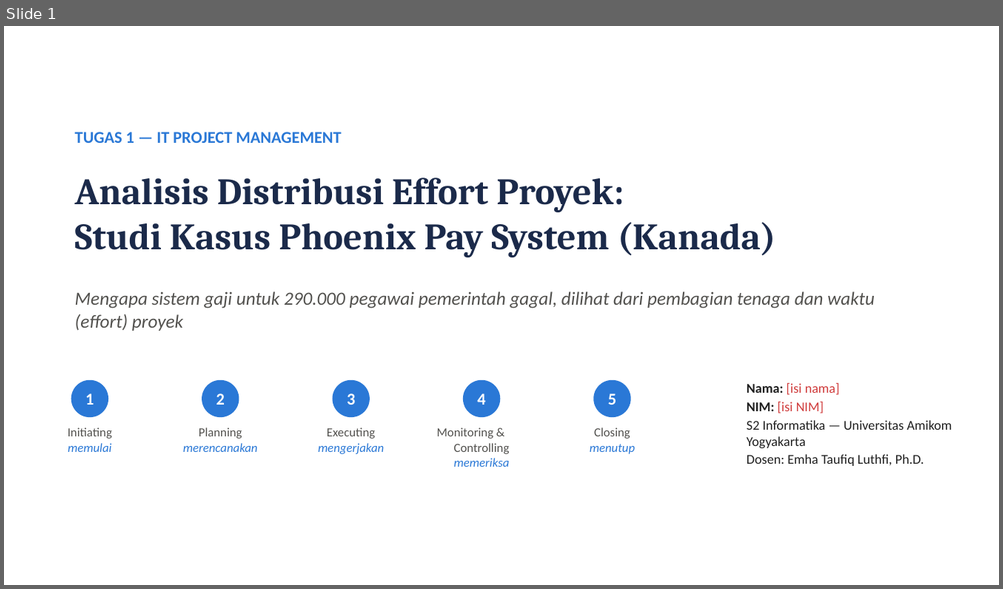
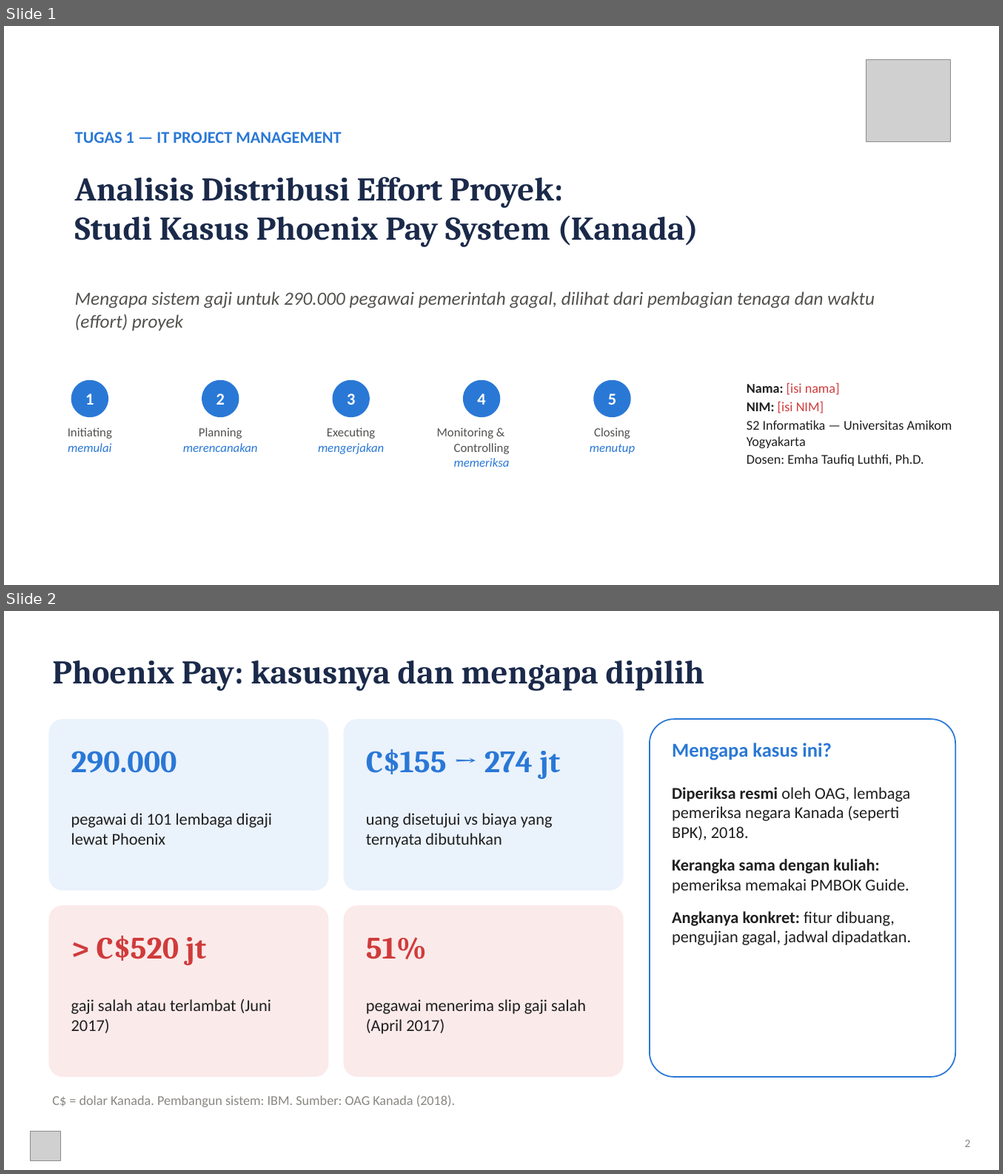
Before and after one commit to mingkimingki/it-proj-manag, a slide deck: tugas1/hasil/Tugas1_DistribusiEffort_Phoenix_Slide.pptx. Shown one above the other, each under a label of ours: slide 1 before the commit, slides 1 and 2 after it. The pictures are 1003x589 and 1003x1174 pixels, drawn with LibreOffice and Linux fonts; fonts in the diff are those of the drawing; grey boxes stand for pictures. Boxes give left, top, right and bottom in pixels: in the first picture for what was removed or moved away, otherwise in the second. Text is boxed around its words. In the diff, an @@ line names an element or a change of style, - is before the commit and + after.

```diff
--- a/tugas1/hasil/Tugas1_DistribusiEffort_Phoenix_Slide.pptx
+++ b/tugas1/hasil/Tugas1_DistribusiEffort_Phoenix_Slide.pptx
@@ slide 2 added at <box>4,611,999,1170</box>, background #FFFFFF @@
@@ text added at <box>52,661,704,691</box>, 32 pt, text #1B2A4A, bold @@
+Phoenix Pay: kasusnya dan mengapa dipilih
@@ rounded rectangle added at <box>48,719,329,891</box>, fill #EAF2FC @@
@@ rounded rectangle added at <box>344,719,623,891</box>, fill #EAF2FC @@
@@ rounded rectangle added at <box>649,719,956,1077</box>, fill #FFFFFF, outline #2A78D6 1.25 pt @@
@@ text added at <box>671,743,831,760</box>, 19 pt, text #2A78D6, bold @@
+Mengapa kasus ini?
@@ text added at <box>71,751,177,773</box>, 30 pt, text #2A78D6, bold @@
+290.000
@@ text added at <box>366,749,560,779</box>, 30 pt, text #2A78D6, bold @@
+C$155 → 274 jt
@@ text added at <box>671,787,910,945</box>, 16 pt, text #1F1F1F @@
+Diperiksa resmi oleh OAG, lembaga pemeriksa negara Kanada (seperti BPK), 2018.
+Kerangka sama dengan kuliah: pemeriksa memakai PMBOK Guide.
+Angkanya konkret: fitur dibuang, pengujian gagal, jadwal dipadatkan.
@@ text added at <box>71,813,272,845</box>, 16 pt, text #1F1F1F @@
+pegawai di 101 lembaga digaji lewat Phoenix
@@ text added at <box>366,813,552,848</box>, 16 pt, text #1F1F1F @@
+uang disetujui vs biaya yang ternyata dibutuhkan
@@ rounded rectangle added at <box>48,906,329,1077</box>, fill #FBEAEA @@
@@ rounded rectangle added at <box>344,906,623,1077</box>, fill #FBEAEA @@
@@ text added at <box>96,936,206,965</box>, 30 pt, text #D03B3B, bold @@
+> C$520 jt
@@ text added at <box>366,937,427,960</box>, 30 pt, text #D03B3B, bold @@
+51%
@@ text added at <box>71,999,271,1034</box>, 16 pt, text #1F1F1F @@
+gaji salah atau terlambat (Juni 2017)
@@ text added at <box>366,999,586,1034</box>, 16 pt, text #1F1F1F @@
+pegawai menerima slip gaji salah (April 2017)
@@ text added at <box>52,1096,455,1108</box>, 13 pt, text #898781 @@
+C$ = dolar Kanada. Pembangun sistem: IBM. Sumber: OAG Kanada (2018).
@@ picture added at <box>30,1132,61,1162</box> @@
@@ text added at <box>965,1140,970,1147</box>, 11 pt, text #898781 @@
+2
@@ slide 1 changed as well @@
@@ picture added at <box>866,59,950,141</box> @@
@@ text "Analisis Distribusi Effort Proyek:" at <box>75,177,698,247</box>: size 36 to 32 pt @@
```
Also in this commit, not shown: 4 other slides changed, 3 other slides added, 8 slides removed, 10 other files.
